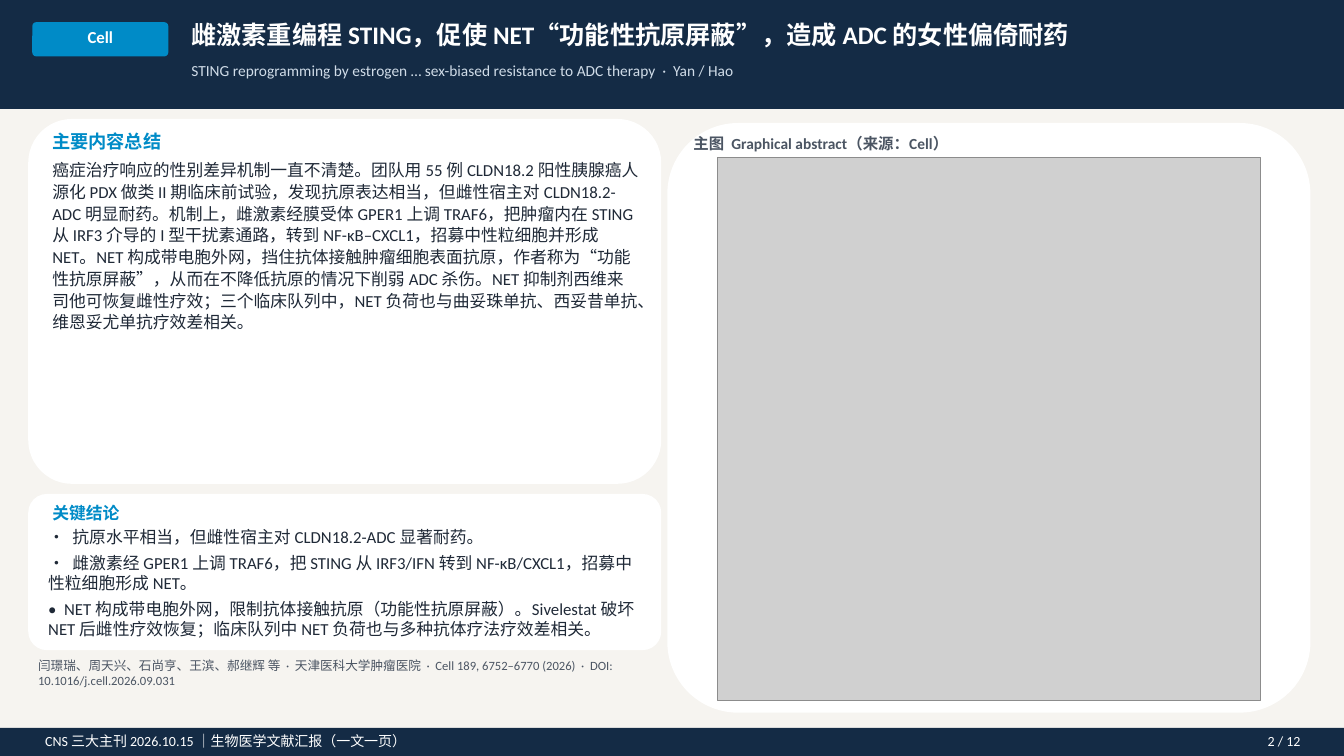
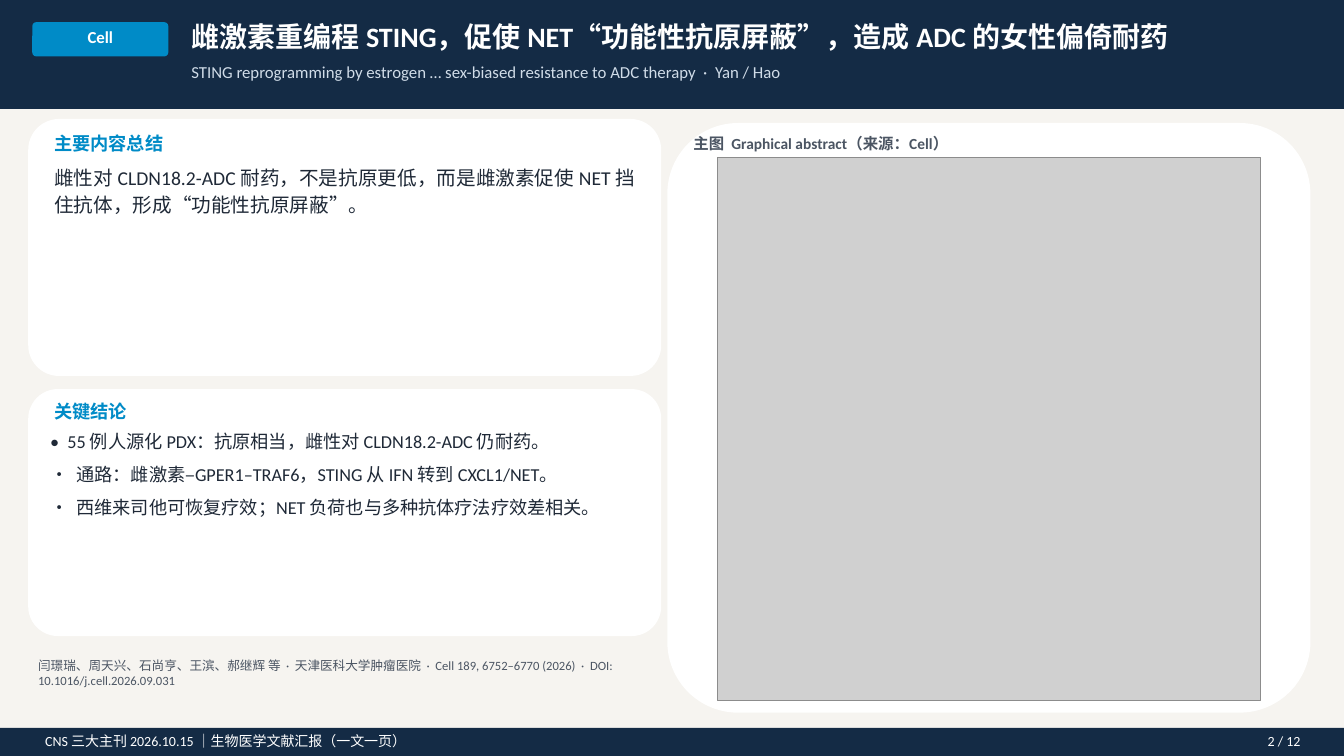
Before and after one commit to zh798858037-sys/AI, a slide deck: slide 4 of CNS_20261015_生物医学文献汇报.pptx. Drawn at 1344x756 pixels with LibreOffice and Linux fonts; fonts in the diff are those of the drawing; grey boxes stand for pictures. Boxes give left, top, right and bottom in pixels: in the first picture for what was removed or moved away, otherwise in the second. Text is boxed around its words. In the diff, an @@ line names an element or a change of style, - is before the commit and + after.

```diff
--- a/CNS_20261015_生物医学文献汇报.pptx
+++ b/CNS_20261015_生物医学文献汇报.pptx
@@ text "雌激素重编程 STING，促使 NET“功能性抗原屏蔽”，造成 ADC 的女性偏倚耐药" at <box>191,23,1168,51</box>: size 18 to 20 pt @@
@@ text "STING reprogramming by estrogen … ..." at <box>191,66,780,81</box>: size 11 to 12 pt @@
@@ rounded rectangle: place and size @@
-rounded rectangle at <box>28,119,661,484</box>
+rounded rectangle at <box>28,119,661,376</box>
@@ text at <box>54,168,635,214</box>: text changed; size 12 to 14 pt @@
-癌症治疗响应的性别差异机制一直不清楚。团队用 55 例 CLDN18.2 阳性胰腺癌人源化 PDX 做类 II 期临床前试验，发现抗原表达相当，但雌性宿主对 CLDN18.2-ADC 明显耐药。机制上，雌激素经膜受体 GPER1 上调 TRAF6，把肿瘤内在 STING 从 IRF3 介导的 I 型干扰素通路，转到 NF-κB–CXCL1，招募中性粒细胞并形成 NET。NET 构成带电胞外网，挡住抗体接触肿瘤细胞表面抗原，作者称为“功能性抗原屏蔽”，从而在不降低抗原的情况下削弱 ADC 杀伤。NET 抑制剂西维来司他可恢复雌性疗效；三个临床队列中，NET 负荷也与曲妥珠单抗、西妥昔单抗、维恩妥尤单抗疗效差相关。
+雌性对 CLDN18.2-ADC 耐药，不是抗原更低，而是雌激素促使 NET 挡住抗体，形成“功能性抗原屏蔽”。
@@ rounded rectangle: place and size @@
-rounded rectangle at <box>28,494,661,650</box>
+rounded rectangle at <box>28,389,661,636</box>
@@ text "关键结论": place and size @@
-text "关键结论" at <box>52,504,119,521</box>
+text "关键结论" at <box>54,402,127,420</box>
@@ text "关键结论" at <box>54,402,127,420</box>: size 12 to 13 pt @@
@@ text at <box>67,432,601,517</box>: text changed; size 12 to 13 pt @@
-• 抗原水平相当，但雌性宿主对 CLDN18.2-ADC 显著耐药。
-• 雌激素经 GPER1 上调 TRAF6，把 STING 从 IRF3/IFN 转到 NF-κB/CXCL1，招募中性粒细胞形成 NET。
-• NET 构成带电胞外网，限制抗体接触抗原（功能性抗原屏蔽）。Sivelestat 破坏 NET 后雌性疗效恢复；临床队列中 NET 负荷也与多种抗体疗法疗效差相关。
+• 55 例人源化 PDX：抗原相当，雌性对 CLDN18.2-ADC 仍耐药。
+• 通路：雌激素–GPER1–TRAF6，STING 从 IFN 转到 CXCL1/NET。
+• 西维来司他可恢复疗效；NET 负荷也与多种抗体疗法疗效差相关。
```
Also in this commit, not shown: 11 other slides changed, 5 other files.
